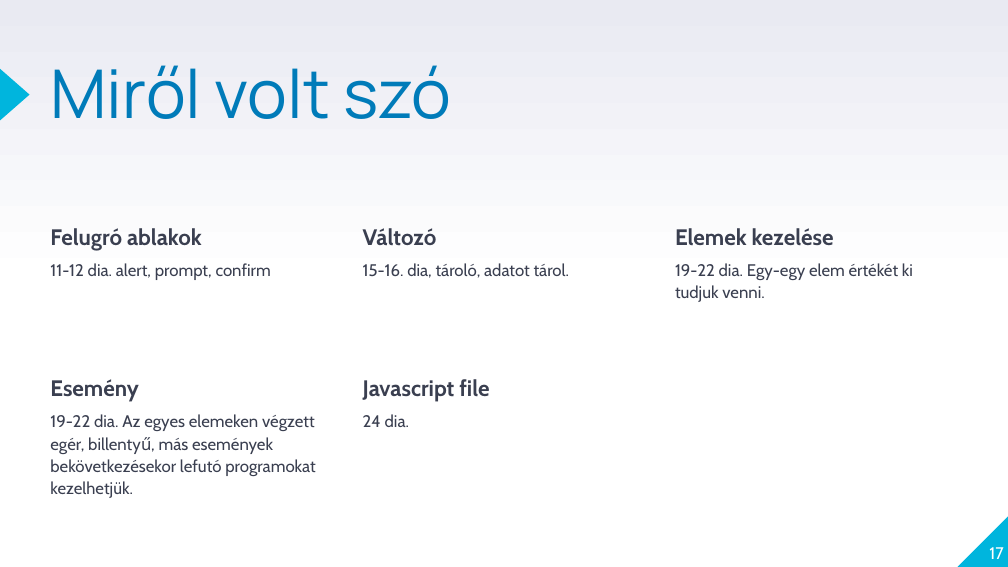
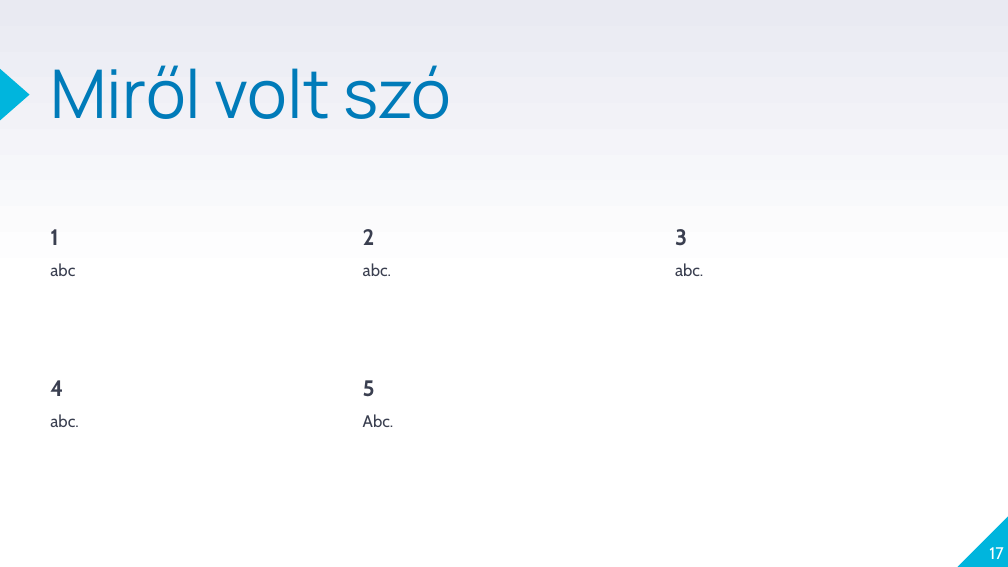
Before and after one commit to laszlofeher/phpalapok, a slide deck: slide 17 of 1Alkalom(6oras)/Php1_bevezeto.pptx. Drawn at 1008x567 pixels with LibreOffice and Linux fonts; fonts in the diff are those of the drawing. Boxes give left, top, right and bottom in pixels: in the first picture for what was removed or moved away, otherwise in the second. Text is boxed around its words. In the diff, an @@ line names an element or a change of style, - is before the commit and + after.

```diff
--- a/1Alkalom(6oras)/Php1_bevezeto.pptx
+++ b/1Alkalom(6oras)/Php1_bevezeto.pptx
@@ text at (x1=50, y1=229, x2=75, y2=276): text changed @@
-Felugró ablakok
-11-12 dia. alert, prompt, confirm
+1
+abc
@@ text at (x1=363, y1=229, x2=391, y2=276): text changed @@
-Változó
-15-16. dia, tároló, adatot tárol.
+2
+abc.
@@ text at (x1=675, y1=229, x2=703, y2=276): text changed @@
-Elemek kezelése
-19-22 dia. Egy-egy elem értékét ki tudjuk venni.
+3
+abc.
@@ text at (x1=50, y1=380, x2=78, y2=427): text changed @@
-Esemény
-19-22 dia. Az egyes elemeken végzett egér, billentyű, más események bekövetkezésekor lefutó programokat kezelhetjük.
+4
+abc.
@@ text at (x1=363, y1=380, x2=394, y2=427): text changed; size 16 to 12 pt; bold off @@
-Javascript file
-24 dia.
+5
+Abc.
```
Also in this commit, not shown: 6 other slides changed, 1 other file.
